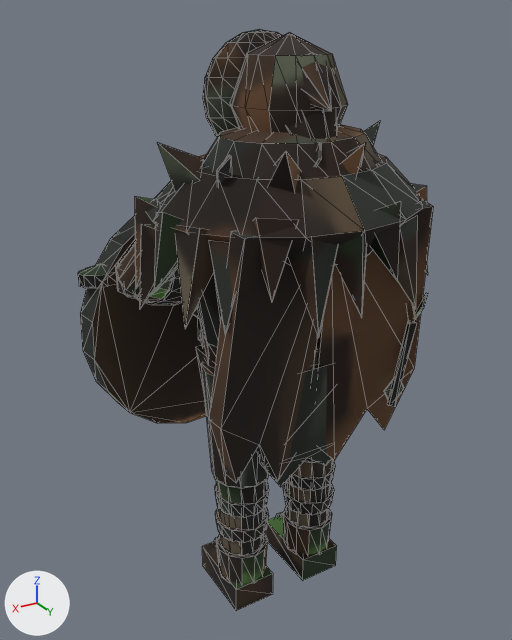
The glTF model assets/models/grove_shieldbearer.glb as it was, and as the next commit left it.
The view is the same before and after, from a camera (50 mm lens) standing at (1.12, 1.729, 1.903) and looking at (0.015, -0.113, 0.982). The lights are fixed; the arrows at lower left show +X, +Y and +Z. The older version comes first. Mesh edges are drawn as thin lines. Vertices at exactly the same position are counted once.

The scene before the commit, as lines of its bpy script (objects in view):
```python
me_groveshieldbearermesh = bpy.data.meshes.new('GroveShieldbearerMesh')
me_groveshieldbearermesh.from_pydata(...)  # 1790 vertices, 3224 faces; spans x -0.48..0.5, y -0.56..0.4, z -0.02..1.87
me_groveshieldbearermesh.materials.append(mat_groveshieldbearermesh_baked)
ob_groveshieldbearermesh = bpy.data.objects.new('GroveShieldbearerMesh', me_groveshieldbearermesh)
ob_groveshieldbearermesh.location = (0.0, 0.0, 0.0)
```
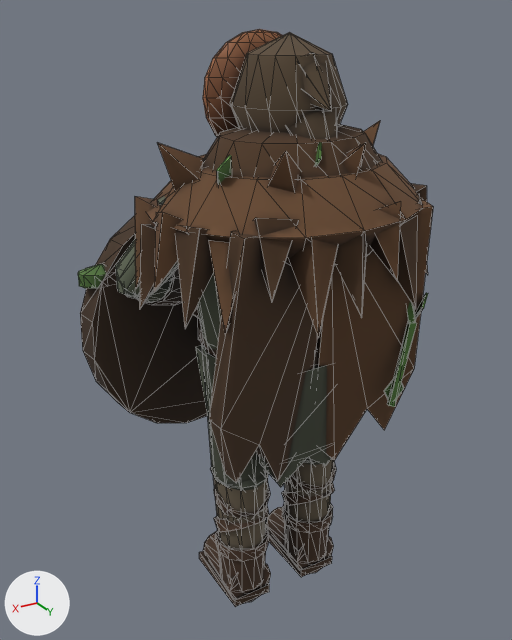
Pixel boxes (x1, y1, x2, y2) of what changed, in the pictures (512 x 640 px; the box of a moved part takes in the faces that stretch with it):
'GroveShieldbearerMesh', reshaped
    before: (78, 29, 433, 611)
    after: (78, 29, 433, 607)
part 1 of me_groveshieldbearermesh, added
    after: (266, 527, 332, 577)
part 2 of me_groveshieldbearermesh, added
    after: (285, 523, 329, 563)
part 3 of me_groveshieldbearermesh, added
    after: (282, 502, 333, 533)
part 4 of me_groveshieldbearermesh, added
    after: (199, 551, 269, 607)
part 5 of me_groveshieldbearermesh, added
    after: (219, 552, 266, 592)
part 6 of me_groveshieldbearermesh, added
    after: (215, 528, 269, 562)
part 7 of me_groveshieldbearermesh, rebuilt
    before: (283, 482, 334, 515)
    after: (282, 481, 334, 505)
part 8 of me_groveshieldbearermesh, rebuilt (28% shorter)
    before: (215, 508, 269, 543)
    after: (214, 507, 269, 532)
part 9 of me_groveshieldbearermesh, moved or reshaped
    before: (201, 363, 337, 611)
    after: (202, 343, 336, 603)
part 10 of me_groveshieldbearermesh, surface changed
    both: (78, 29, 432, 487)

The change, as a list of edits to the scene's bpy script:
```text
Change me_groveshieldbearermesh:
    used by ob_groveshieldbearermesh; location = (0.0, 0.0, 0.0)
    remove me_groveshieldbearermesh.from_pydata(...)  # 1790 vertices, 3224 faces; spans x -0.48..0.5, y -0.56..0.4, z -0.02..1.87
    add me_groveshieldbearermesh.from_pydata(...)  # 1930 vertices, 3488 faces; spans x -0.48..0.5, y -0.56..0.4, z -0.01..1.87
    me_groveshieldbearermesh part 1: a new loose piece, a box spanning x -0.209..-0.07, y -0.209..0.07, z 0.0..0.031, in mat_groveshieldbearermesh_baked
    me_groveshieldbearermesh part 2: a new loose piece, a 12-sided cylinder along z spanning x -0.23..-0.05, y -0.09..0.09, z 0.05..0.22, in mat_groveshieldbearermesh_baked
    me_groveshieldbearermesh part 3: a new loose piece, a 12-sided cylinder along z spanning x -0.232..-0.046, y -0.093..0.093, z 0.199..0.241, in mat_groveshieldbearermesh_baked
    me_groveshieldbearermesh part 4: a new loose piece, a box spanning x 0.07..0.209, y -0.209..0.07, z 0.0..0.031, in mat_groveshieldbearermesh_baked
    me_groveshieldbearermesh part 5: a new loose piece, a 12-sided cylinder along z spanning x 0.05..0.23, y -0.09..0.09, z 0.05..0.22, in mat_groveshieldbearermesh_baked
    me_groveshieldbearermesh part 6: a new loose piece, a 12-sided cylinder along z spanning x 0.046..0.232, y -0.093..0.093, z 0.199..0.241, in mat_groveshieldbearermesh_baked
    me_groveshieldbearermesh part 7: the loose piece of 28 vertices spanning x -0.23..-0.05, y -0.09..0.09, z 0.27..0.33 is rebuilt with 24 vertices and now spans x -0.23..-0.04, y -0.09..0.09, z 0.24..0.38
    me_groveshieldbearermesh part 8: the loose piece of 28 vertices spanning x 0.05..0.23, y -0.09..0.09, z 0.27..0.33 is rebuilt with 24 vertices and now spans x 0.04..0.23, y -0.09..0.09, z 0.24..0.38
    me_groveshieldbearermesh part 9: 4 vertices moved within x -0.14..0.14, y -0.09..0.09, z 0.38..0.5; 222 vertices removed from x -0.26..0.26, y -0.21..0.12, z -0.02..0.9; 258 vertices added at x -0.26..0.26, y -0.2..0.13, z -0.01..0.97
    me_groveshieldbearermesh part 10: 2676 kept faces spanning x -0.48..0.5, y -0.56..0.4, z 0.47..1.87 get new texture (UV) coordinates
```
